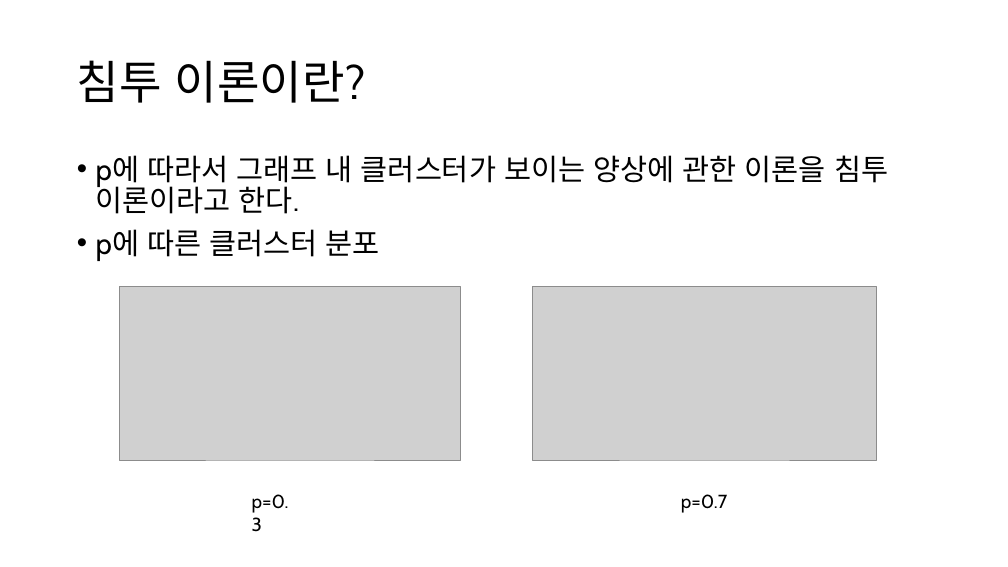
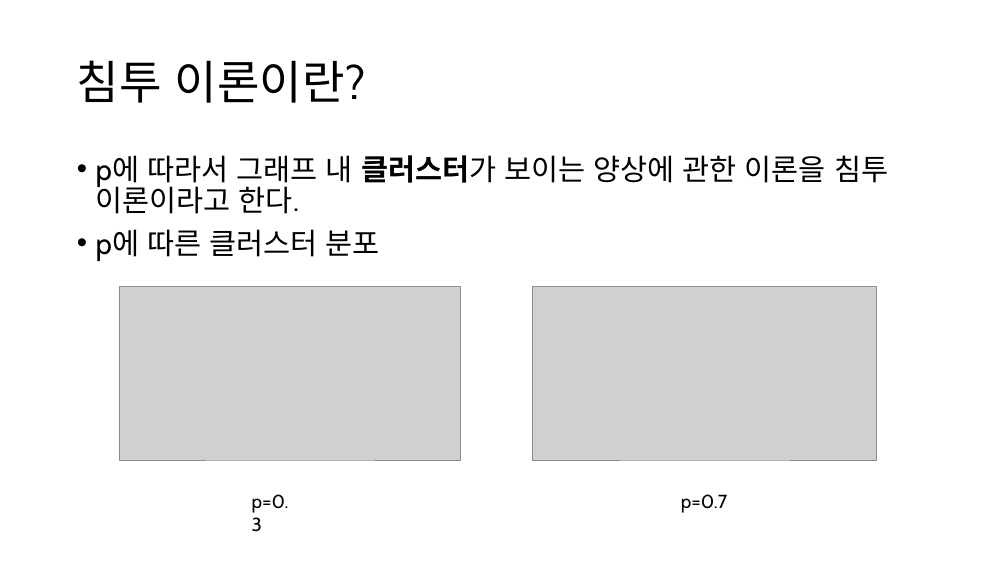
Before and after one commit to singrum/percolation-model, a slide deck: slide 3 of percolation.pptx (slide 6 before the commit). Drawn at 1008x567 pixels with LibreOffice and Linux fonts; fonts in the diff are those of the drawing; grey boxes stand for pictures. Boxes give left, top, right and bottom in pixels: in the first picture for what was removed or moved away, otherwise in the second. Text is boxed around its words. In the diff, an @@ line names an element or a change of style, - is before the commit and + after.

```diff
--- a/percolation.pptx
+++ b/percolation.pptx
@@ text at [96, 155, 888, 214]: bold on in "클러스터가" @@
```
Also in this commit, not shown: 5 other slides changed, 1 slide added, 4 slides removed, 1 other file.
